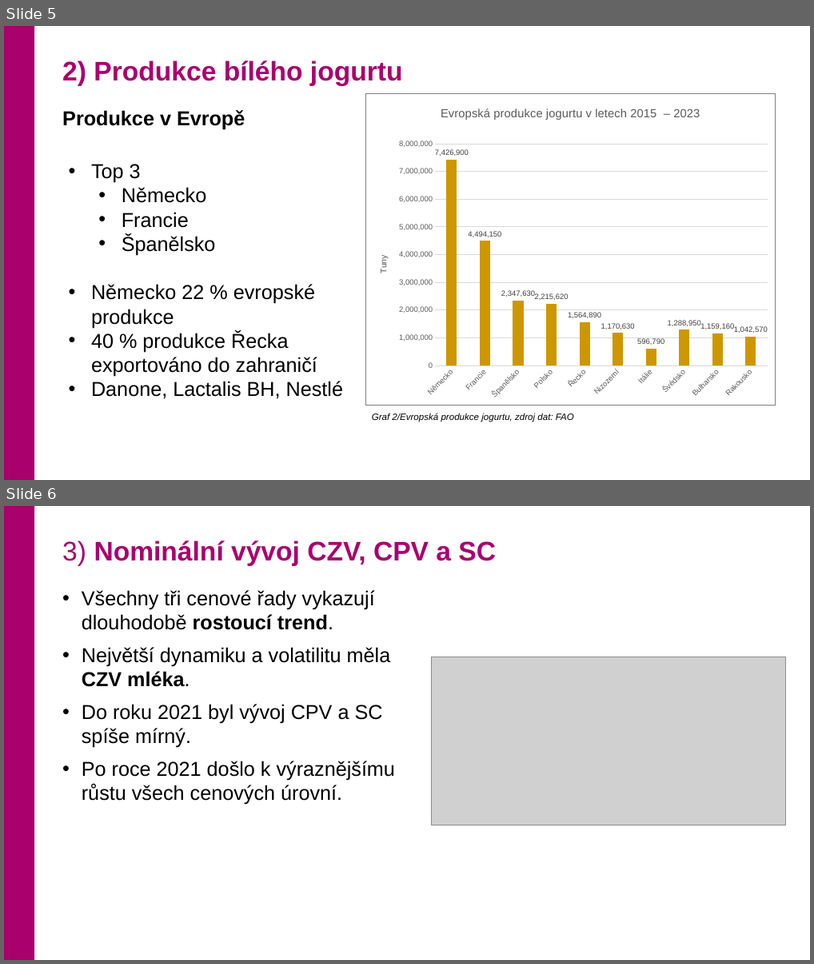
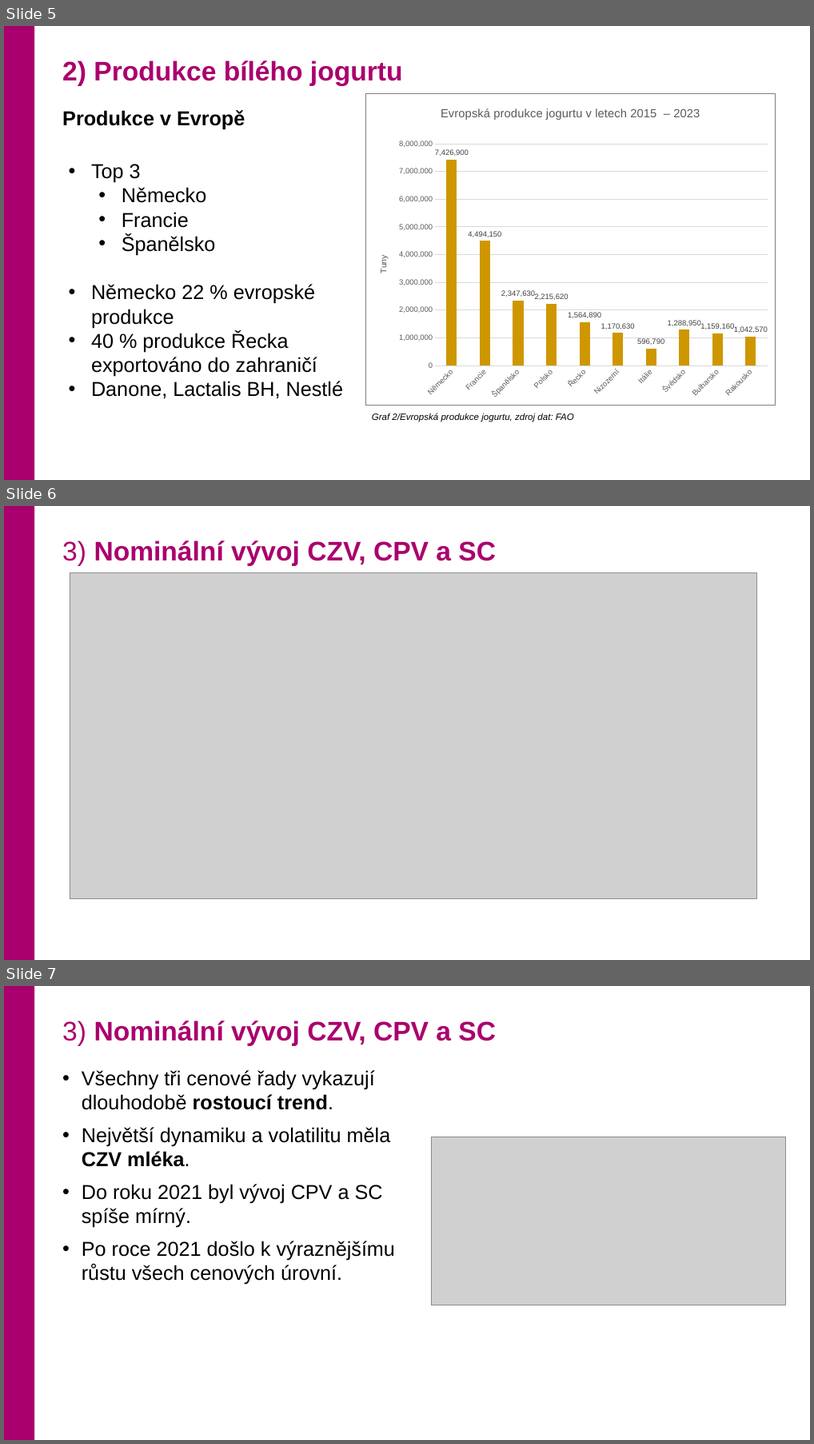
Before and after one commit to git-hub-20/w, a slide deck: files/prezentace.pptx. Shown one above the other, each under a label of ours: slides 5 and 6 before the commit, slides 5, 6 and 7 after it. The pictures are 814x964 and 814x1444 pixels, drawn with LibreOffice and Linux fonts; fonts in the diff are those of the drawing; grey boxes stand for pictures; background and template pictures are left out. Boxes give left, top, right and bottom in pixels: in the first picture for what was removed or moved away, otherwise in the second. Text is boxed around its words. In the diff, an @@ line names an element or a change of style, - is before the commit and + after.

```diff
--- a/files/prezentace.pptx
+++ b/files/prezentace.pptx
@@ slide 6 added at bbox=[4, 506, 810, 960], background #FFFFFF; not listed: 1 template element that a slide beside it also shows @@
@@ text added at bbox=[62, 540, 496, 566], 32 pt, text #AA006E, bold @@
+3) Nominální vývoj CZV, CPV a SC
@@ picture added at bbox=[70, 573, 757, 899] @@
@@ what was slide 6 is now slide 7 @@
```
Also in this commit, not shown: 2 other slides added.
